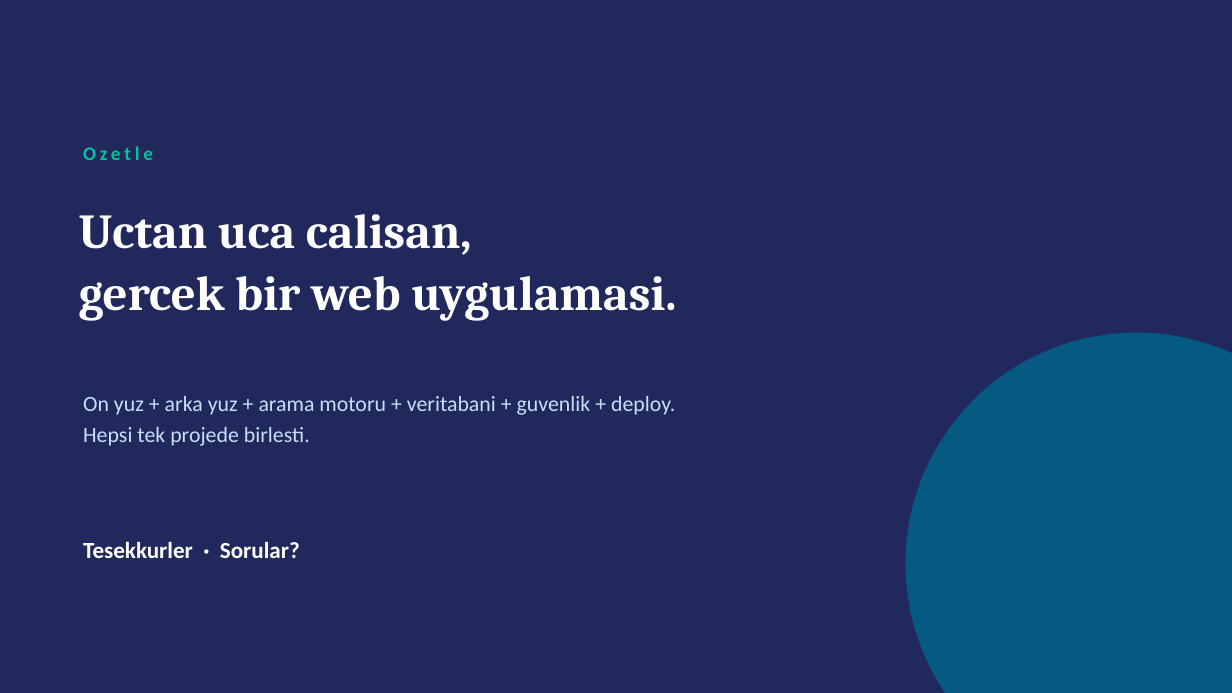
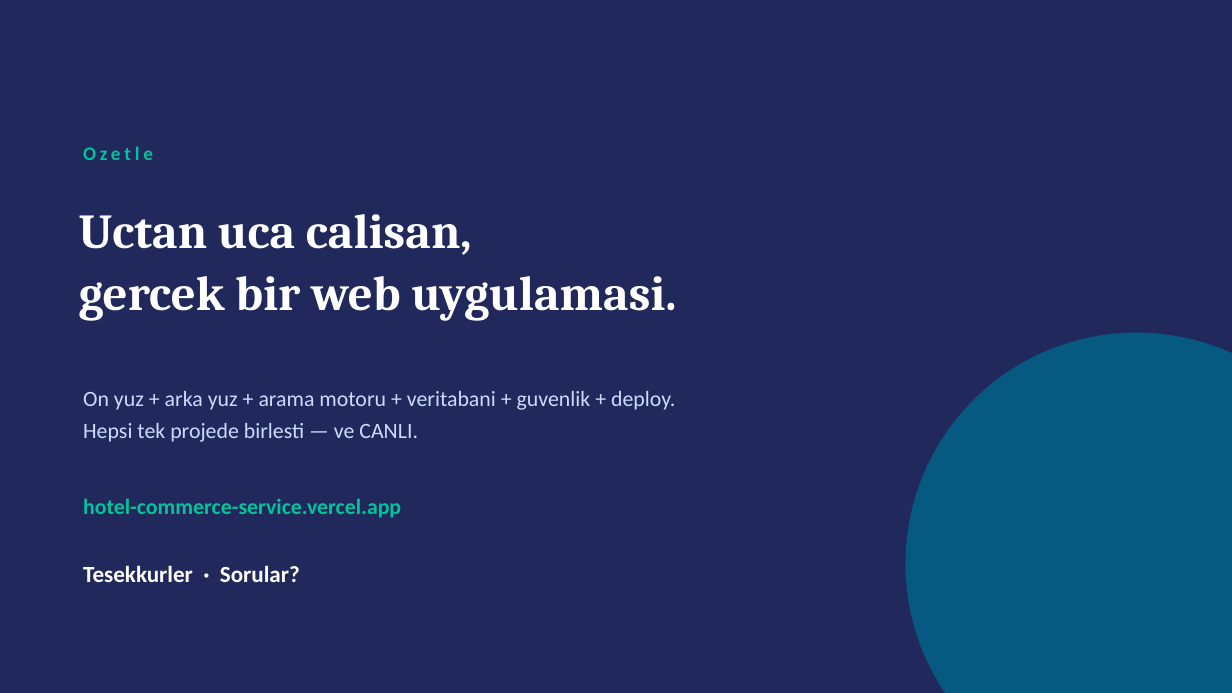
Before and after one commit to mertkaya01/Hotel-Commerce-Service, a slide deck: slide 11 of SUNUM_Otel_Rezervasyon.pptx (slide 9 before the commit). Drawn at 1232x693 pixels with LibreOffice and Linux fonts; fonts in the diff are those of the drawing. Boxes give left, top, right and bottom in pixels: in the first picture for what was removed or moved away, otherwise in the second. Text is boxed around its words. In the diff, an @@ line names an element or a change of style, - is before the commit and + after.

```diff
--- a/SUNUM_Otel_Rezervasyon.pptx
+++ b/SUNUM_Otel_Rezervasyon.pptx
@@ text at (x1=83, y1=423, x2=418, y2=442): text changed @@
-Hepsi tek projede birlesti.
+Hepsi tek projede birlesti — ve CANLI.
@@ text added at (x1=83, y1=498, x2=401, y2=518), 17 pt, text #02C39A, bold @@
+hotel-commerce-service.vercel.app
@@ text "Tesekkurler · Sorular?" moved from (x1=83, y1=541, x2=300, y2=558) to (x1=83, y1=565, x2=300, y2=582) @@
```
Also in this commit, not shown: 1 other slide changed, 2 slides added, 1 other file.
